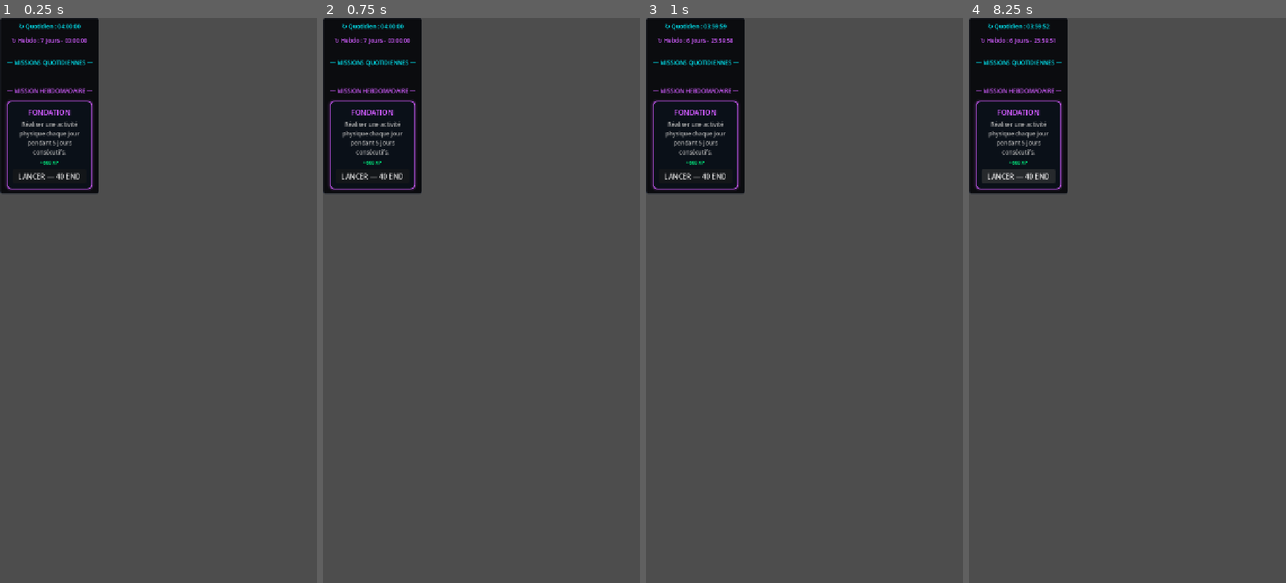
Above: before the commit, frames 1-4 (left to right).
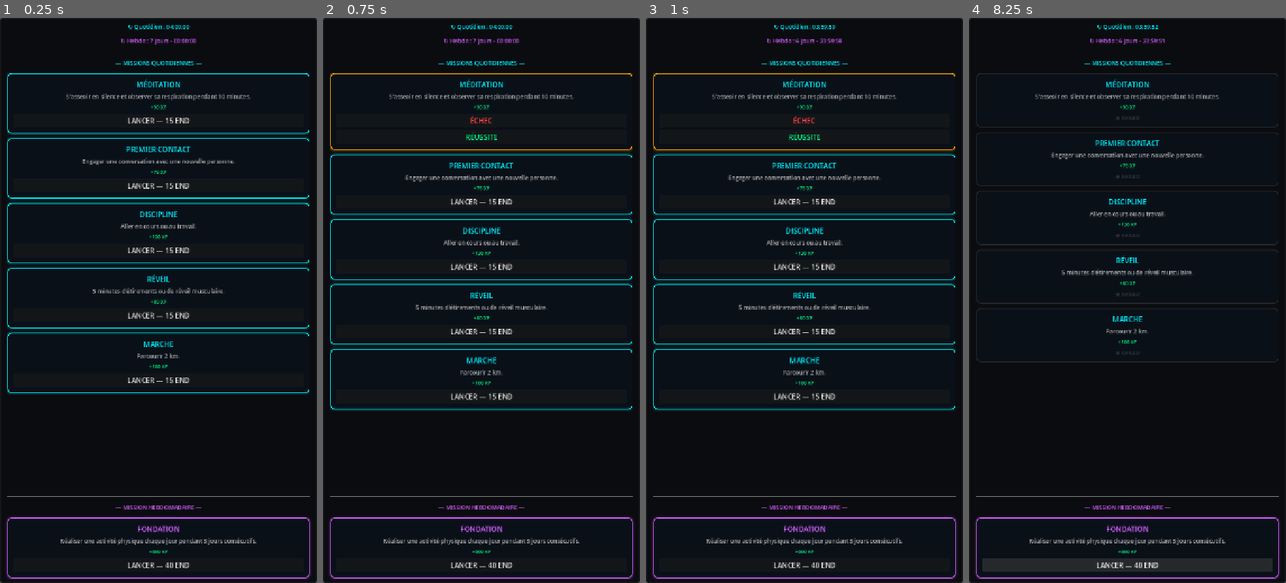
Above: after the commit, the same moments.

Repository: Argoht/Jeu
Game: Godot game, scene res://Scenes/MissionsUI.tscn
Same seed, same stepped clock (60 frames per second), same inputs: the game is played once before the commit and once after it.
Inputs (mouse positions are in pixels of both pictures, inside the frame that each line leads up to):
- Up to frame 1 (0.25 s): no input
- Up to frame 2 (0.75 s): click "LANCER — 15 END" at 0.5 s
- Up to frame 3 (1 s): no input
- Up to frame 4 (8.25 s): click (1127, 119) at 1.25 s, where only the run after the commit has a clickable "ÉCHEC"; click "LANCER — 15 END" at 2 s; click (1127, 181) at 2.75 s, where only the run after the commit has a clickable "ÉCHEC"; click "LANCER — 15 END" at 3.5 s; click (1127, 238) at 4.25 s, where only the run after the commit has a clickable "ÉCHEC"; click "LANCER — 15 END" at 5 s; click (1127, 294) at 5.75 s, where only the run after the commit has a clickable "ÉCHEC"; click "LANCER — 15 END" at 6.5 s; click (1127, 357) at 7.25 s, where only the run after the commit has a clickable "ÉCHEC"; click "LANCER — 40 END" at 8 s

The runs differ from the first frame. In frame 1, 91% of the frame differs, in the area x 0-100%, y 0-100%; in frame 2, 92%; in frame 3, 92%; in frame 4, 92%.

Commit message:
fix: MissionsUI en PanelContainer pour remplir GameZone correctement
Le root scene passe de MarginContainer à PanelContainer (comme HeroFrame),
avec layout_mode=3, anchors_preset=15 et size_flags=3 sur les deux axes.
Le style StyleBoxFlat est appliqué via theme_override_styles/panel au lieu
de _draw() côté code. Les marges internes (15/10) sont sur un Margin enfant.

Diff:
--- a/jeu/Scenes/MissionsUI.tscn
+++ b/jeu/Scenes/MissionsUI.tscn
@@ -1,8 +1,32 @@
-[gd_scene format=3 uid="uid://dwhfyelvnk13n"]
+[gd_scene load_steps=3 format=3 uid="uid://dwhfyelvnk13n"]
 
 [ext_resource type="Script" uid="uid://dxihhinhq7la2" path="res://Scripts/MissionsUI.gd" id="1_d57hn"]
 
-[node name="MissionsUI" type="MarginContainer" unique_id=997653016]
-offset_right = 40.0
-offset_bottom = 40.0
+[sub_resource type="StyleBoxFlat" id="StyleBoxFlat_panel"]
+bg_color = Color(0.043, 0.047, 0.059, 1)
+border_width_left = 1
+border_width_top = 1
+border_width_right = 1
+border_width_bottom = 1
+border_color = Color(0.149, 0.173, 0.212, 1)
+corner_radius_top_left = 4
+corner_radius_top_right = 4
+corner_radius_bottom_right = 4
+corner_radius_bottom_left = 4
+
+[node name="MissionsUI" type="PanelContainer" unique_id=997653016]
+layout_mode = 3
+anchors_preset = 15
+anchor_right = 1.0
+anchor_bottom = 1.0
+size_flags_horizontal = 3
+size_flags_vertical = 3
+theme_override_styles/panel = SubResource("StyleBoxFlat_panel")
 script = ExtResource("1_d57hn")
+
+[node name="Margin" type="MarginContainer" parent="."]
+layout_mode = 2
+theme_override_constants/margin_left = 15
+theme_override_constants/margin_right = 15
+theme_override_constants/margin_top = 10
+theme_override_constants/margin_bottom = 10
--- a/jeu/Scripts/MissionsUI.gd
+++ b/jeu/Scripts/MissionsUI.gd
@@ -1,41 +1,20 @@
-extends MarginContainer
+extends PanelContainer
+
+@onready var _margin: MarginContainer = $Margin
 
 var _main_vbox: VBoxContainer
 var _daily_vbox: VBoxContainer
 var _timer_acc: float = 0.0
-var _panel_style: StyleBoxFlat
 
 func _ready():
-	size_flags_horizontal = Control.SIZE_EXPAND_FILL
-	size_flags_vertical = Control.SIZE_EXPAND_FILL
-
-	# Style identique aux panels HeroFrame/StatsFrame de l'onglet Personnage
-	_panel_style = StyleBoxFlat.new()
-	_panel_style.bg_color = Color(0.043, 0.047, 0.059, 1)
-	_panel_style.border_width_left = 1; _panel_style.border_width_top = 1
-	_panel_style.border_width_right = 1; _panel_style.border_width_bottom = 1
-	_panel_style.border_color = Color(0.149, 0.173, 0.212, 1)
-	_panel_style.corner_radius_top_left = 4; _panel_style.corner_radius_top_right = 4
-	_panel_style.corner_radius_bottom_right = 4; _panel_style.corner_radius_bottom_left = 4
-
-	# Marges internes identiques aux panels Personnage (15px)
-	add_theme_constant_override("margin_left", 15)
-	add_theme_constant_override("margin_right", 15)
-	add_theme_constant_override("margin_top", 10)
-	add_theme_constant_override("margin_bottom", 10)
-
 	_main_vbox = VBoxContainer.new()
 	_main_vbox.size_flags_horizontal = Control.SIZE_EXPAND_FILL
 	_main_vbox.size_flags_vertical = Control.SIZE_EXPAND_FILL
 	_main_vbox.add_theme_constant_override("separation", 14)
-	add_child(_main_vbox)
+	_margin.add_child(_main_vbox)
 
 	GlobalEngine.missions_changed.connect(_build_static_ui)
 	_build_static_ui()
-
-func _draw():
-	if _panel_style:
-		_panel_style.draw(get_canvas_item(), Rect2(Vector2.ZERO, size))
 
 func _build_static_ui():
 	for child in _main_vbox.get_children(): child.queue_free()
